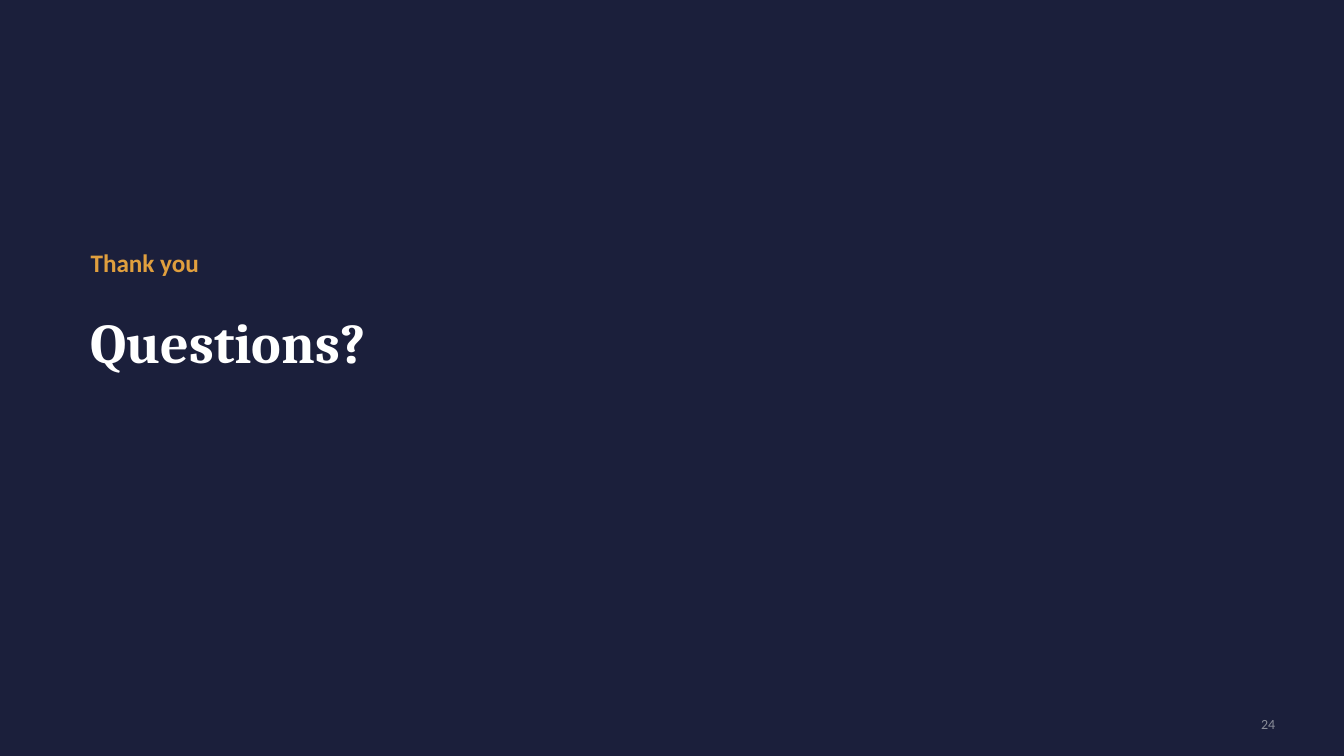
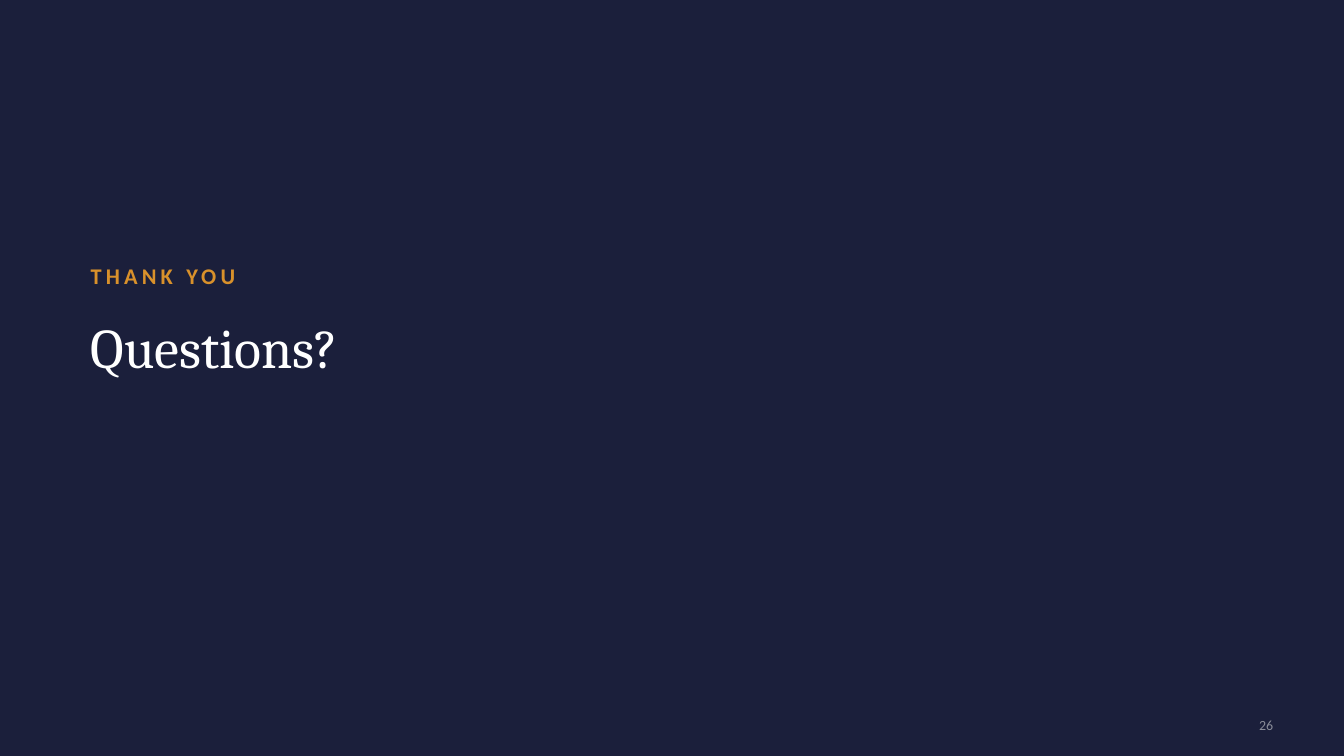
Before and after one commit to n6m9n/769, a slide deck: slide 26 of report/presentation.pptx (slide 24 before the commit). Drawn at 1344x756 pixels with LibreOffice and Linux fonts; fonts in the diff are those of the drawing. Boxes give left, top, right and bottom in pixels: in the first picture for what was removed or moved away, otherwise in the second. Text is boxed around its words. In the diff, an @@ line names an element or a change of style, - is before the commit and + after.

```diff
--- a/report/presentation.pptx
+++ b/report/presentation.pptx
@@ text at [91,269,235,284]: text changed; size 18 to 16 pt; text colour #E09F3E to #D9912B @@
-Thank you
+THANK YOU
@@ title "Questions?" at [91,330,339,378]: bold off @@
@@ page number added at [1259,720,1273,730], 10 pt, text #8A8D99 @@
+26
@@ page number removed at [1261,720,1275,729] @@
-24
```
Also in this commit, not shown: 17 other slides changed, 19 slides added, 13 slides removed, 18 other files.
